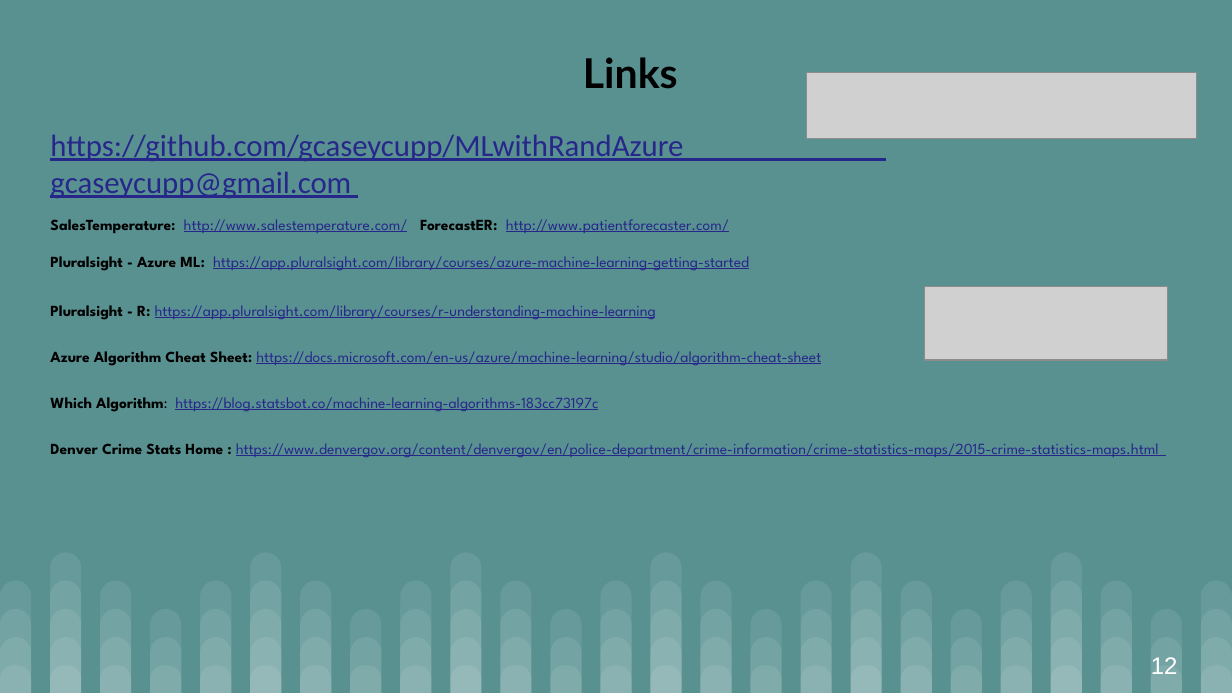
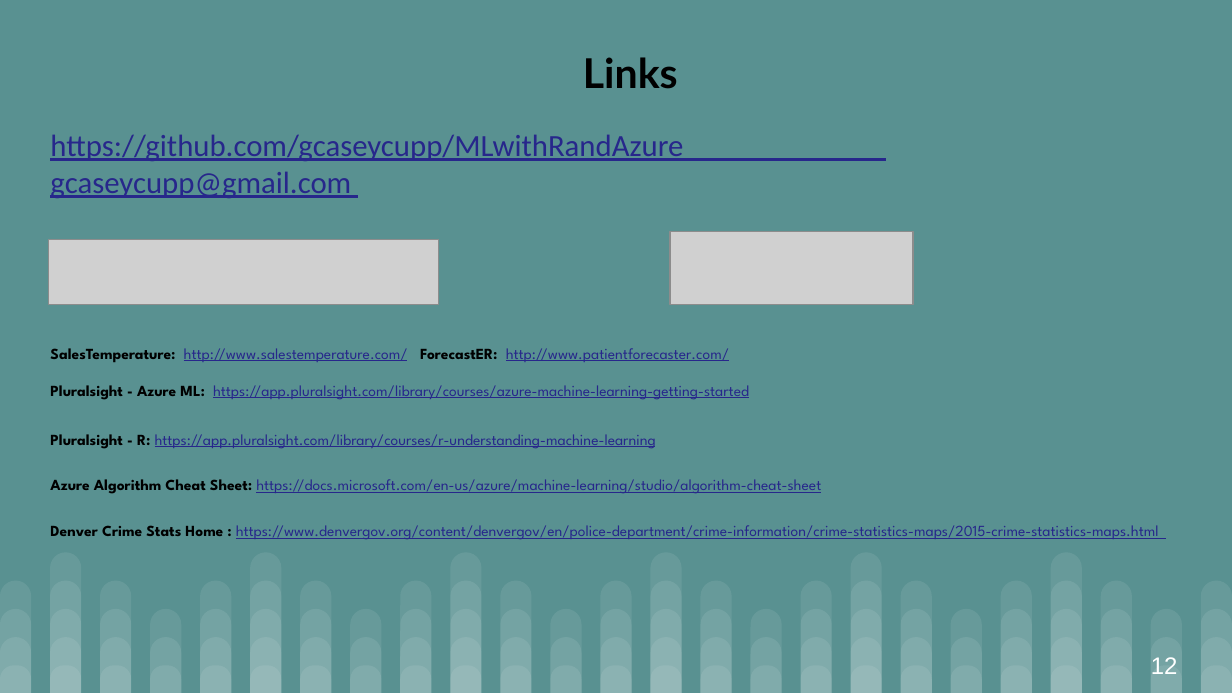
Before and after one commit to gcaseycupp/MLwithRandAzure, a slide deck: slide 12 of ML with R and Azure.pptx. Drawn at 1232x693 pixels with LibreOffice and Linux fonts; fonts in the diff are those of the drawing; grey boxes stand for pictures. Boxes give left, top, right and bottom in pixels: in the first picture for what was removed or moved away, otherwise in the second. Text is boxed around its words. In the diff, an @@ line names an element or a change of style, - is before the commit and + after.

```diff
--- a/ML with R and Azure.pptx
+++ b/ML with R and Azure.pptx
@@ text at <box>50,134,749,400</box>: text changed @@
-https://github.com/gcaseycupp/MLwithRandAzure gcaseycupp@gmail.com
-SalesTemperature: http://www.salestemperature.com/ ForecastER: http://www.patientforecaster.com/
-Pluralsight - Azure ML: https://app.pluralsight.com/library/courses/azure-machine-learning-getting-started
+https://github.com/gcaseycupp/MLwithRandAzure gcaseycupp@gmail.com
+SalesTemperature: http://www.salestemperature.com/ ForecastER: http://www.patientforecaster.com/
+Pluralsight - Azure ML: https://app.pluralsight.com/library/courses/azure-machine-learning-getting-started
@@ picture: place and size @@
-picture at <box>807,73,1196,138</box>
+picture at <box>49,239,439,304</box>
@@ picture: place and size @@
-picture at <box>924,287,1167,360</box>
+picture at <box>670,232,913,304</box>
@@ text at <box>50,397,598,412</box>: paragraph removed @@
-Which Algorithm: https://blog.statsbot.co/machine-learning-algorithms-183cc73197c
```
Also in this commit, not shown: 3 other slides changed.
